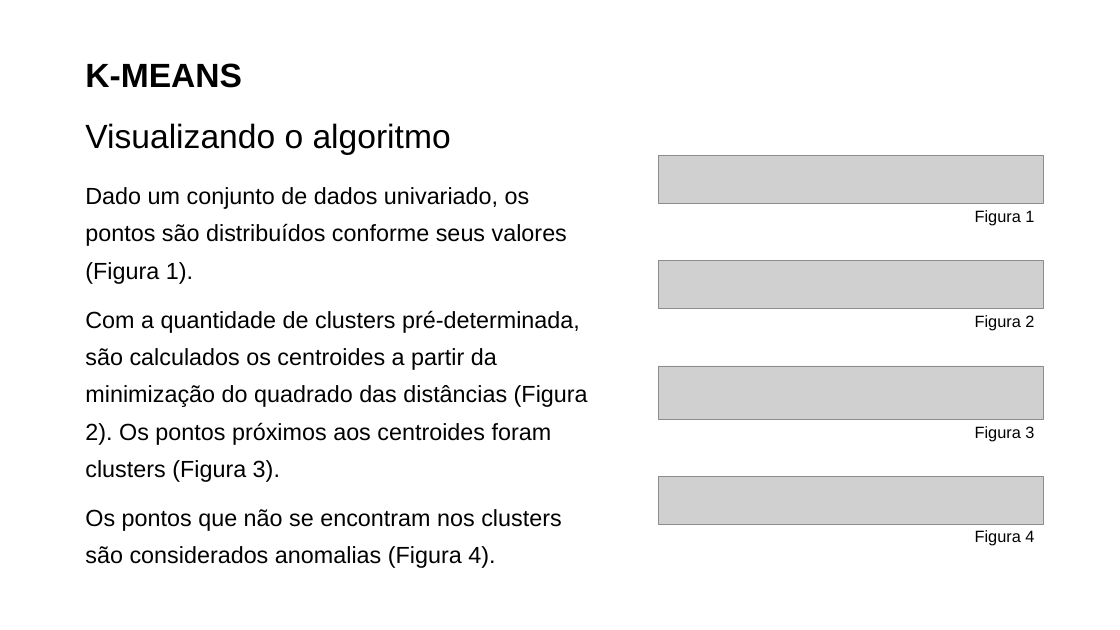
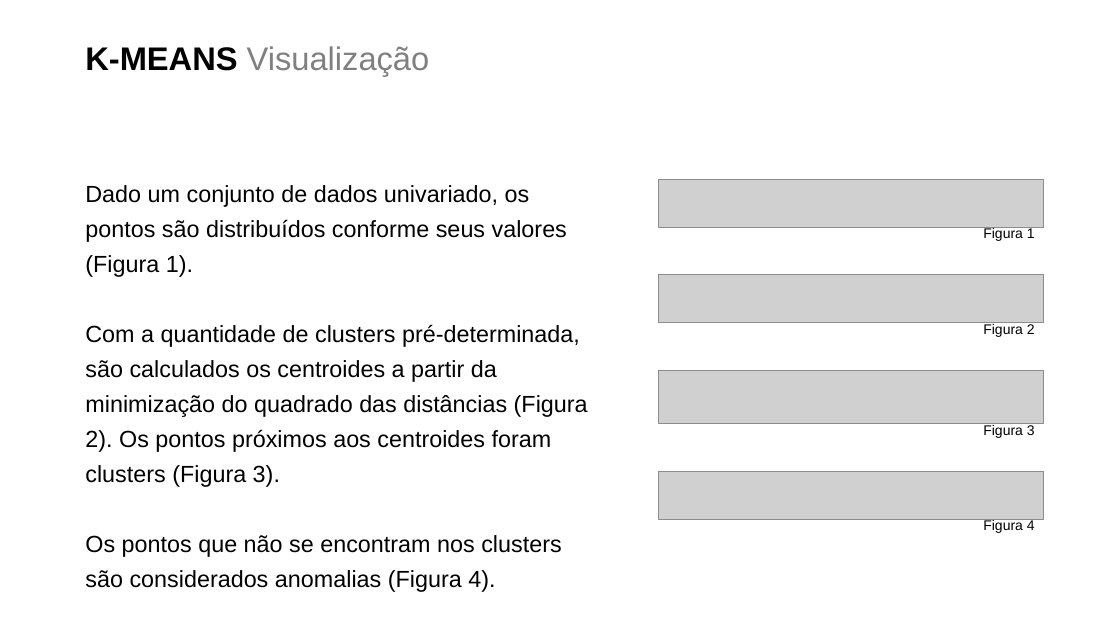
Before and after one commit to rodolfo-viana/mba_esalq, a slide deck: slide 6 of prd/WIP_apresentacao.pptx. Drawn at 1120x630 pixels with LibreOffice and Linux fonts; fonts in the diff are those of the drawing; grey boxes stand for pictures; background and template pictures are left out. Boxes give left, top, right and bottom in pixels: in the first picture for what was removed or moved away, otherwise in the second. Text is boxed around its words. In the diff, an @@ line names an element or a change of style, - is before the commit and + after.

Commit message:
Fixed typo; updated presentation

```diff
--- a/prd/WIP_apresentacao.pptx
+++ b/prd/WIP_apresentacao.pptx
@@ title "K-MEANS Visualização" at bbox=[85, 46, 430, 76]: vertical alignment middle to top @@
@@ title at bbox=[85, 46, 430, 76]: text changed; size 28.8 to 28 pt; text colour #000000 to #808080 @@
-K-MEANS
-Visualizando o algoritmo
+K-MEANS Visualização
@@ text "Dado um conjunto de dados ..." at bbox=[85, 185, 588, 592]: line spacing 32pt to 30pt; less space between paragraphs @@
@@ picture removed at bbox=[659, 155, 1043, 203] @@
@@ picture added at bbox=[659, 180, 1043, 228] @@
@@ size 14 to 12 pt in 4 elements at bbox=[983, 425, 1035, 438], bbox=[983, 324, 1035, 337], bbox=[983, 519, 1035, 533], bbox=[983, 227, 1035, 241] @@
@@ text "Figura 1": place and size @@
-text "Figura 1" at bbox=[975, 210, 1034, 226]
+text "Figura 1" at bbox=[983, 227, 1035, 241]
@@ picture: place and size @@
-picture at bbox=[659, 260, 1043, 308]
+picture at bbox=[659, 275, 1043, 323]
@@ text "Figura 2": place and size @@
-text "Figura 2" at bbox=[975, 315, 1034, 331]
+text "Figura 2" at bbox=[983, 324, 1035, 337]
@@ picture: place and size @@
-picture at bbox=[659, 366, 1043, 420]
+picture at bbox=[659, 371, 1043, 424]
@@ picture: place and size @@
-picture at bbox=[659, 476, 1043, 524]
+picture at bbox=[659, 471, 1043, 519]
@@ text "Figura 4": place and size @@
-text "Figura 4" at bbox=[975, 530, 1034, 546]
+text "Figura 4" at bbox=[983, 519, 1035, 533]
```
Also in this commit, not shown: 7 other slides changed, 5 slides added, 2 other files.
